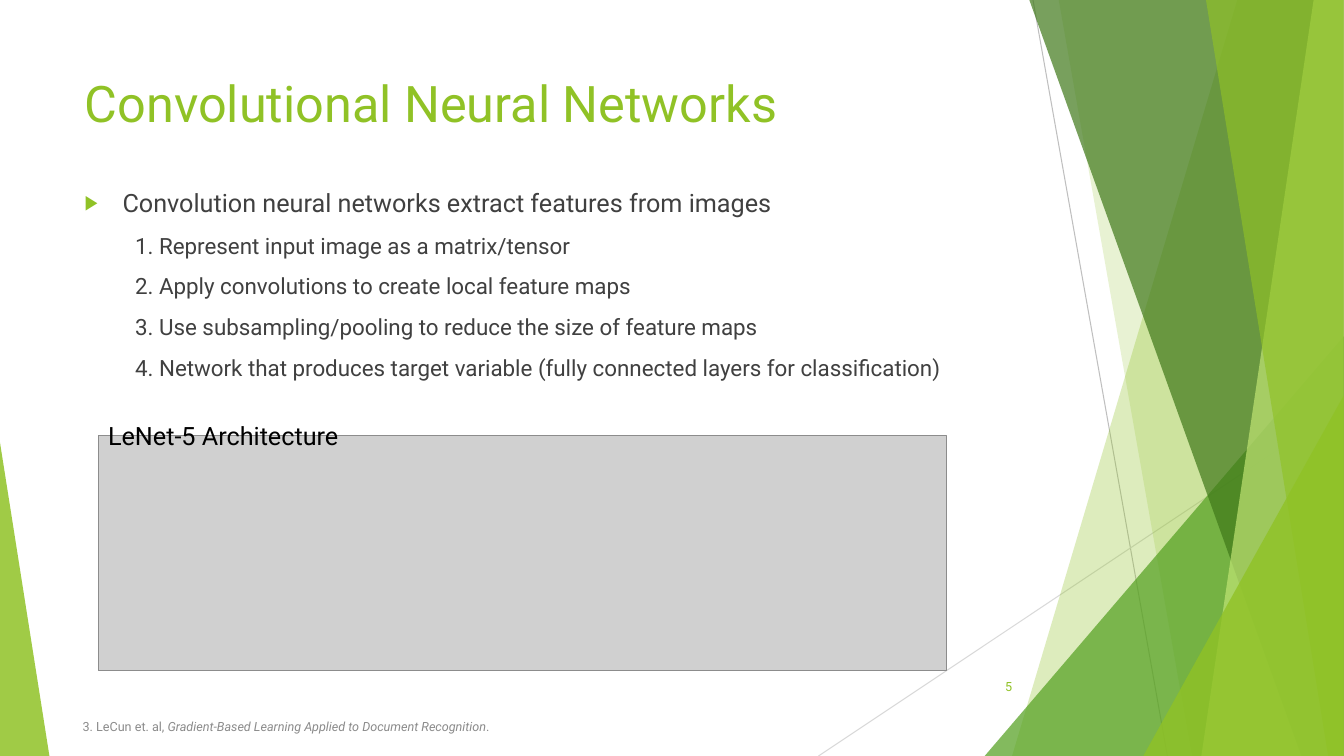
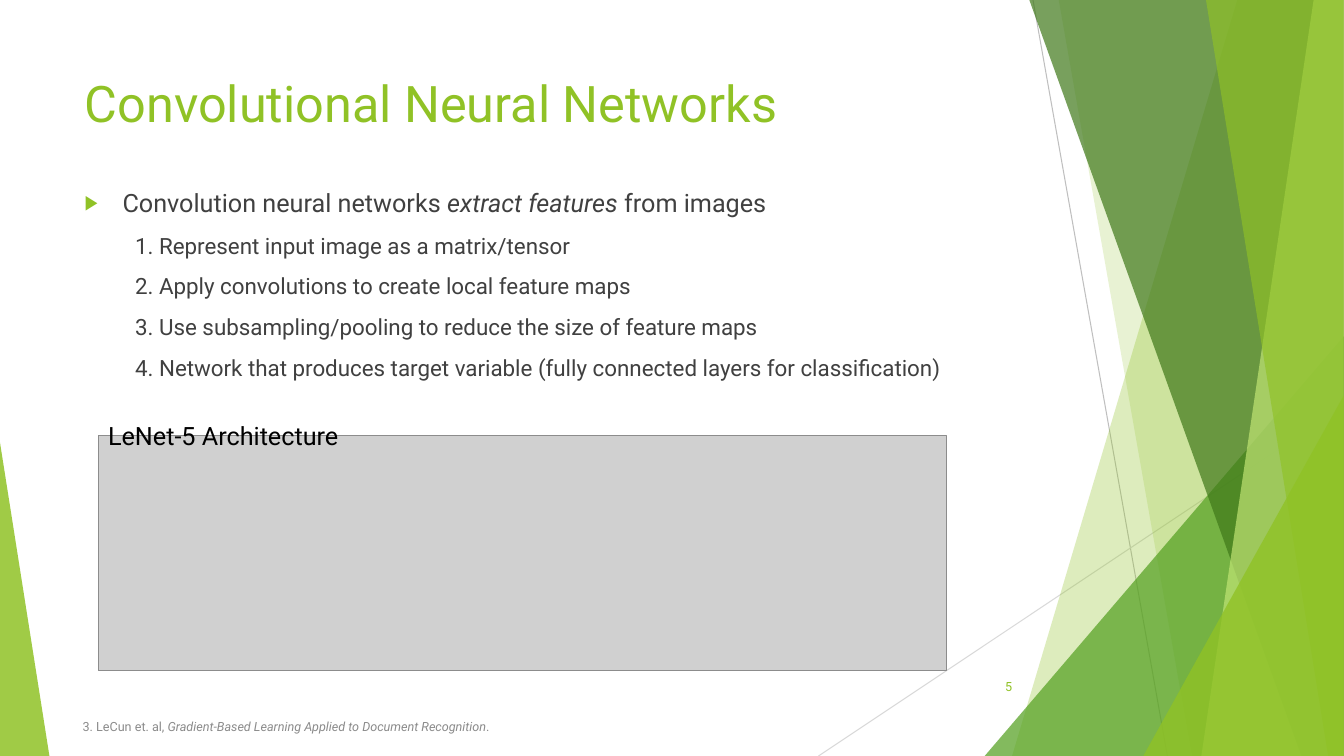
Before and after one commit to danieljbrooks/PyTorchTutorial, a slide deck: slide 5 of computer_vision.pptx. Drawn at 1344x756 pixels with LibreOffice and Linux fonts; fonts in the diff are those of the drawing; grey boxes stand for pictures. Boxes give left, top, right and bottom in pixels: in the first picture for what was removed or moved away, otherwise in the second. Text is boxed around its words. In the diff, an @@ line names an element or a change of style, - is before the commit and + after.

```diff
--- a/computer_vision.pptx
+++ b/computer_vision.pptx
@@ text at box(123, 193, 766, 218): italic on in "extract features" @@
```
Also in this commit, not shown: 3 other slides changed.
